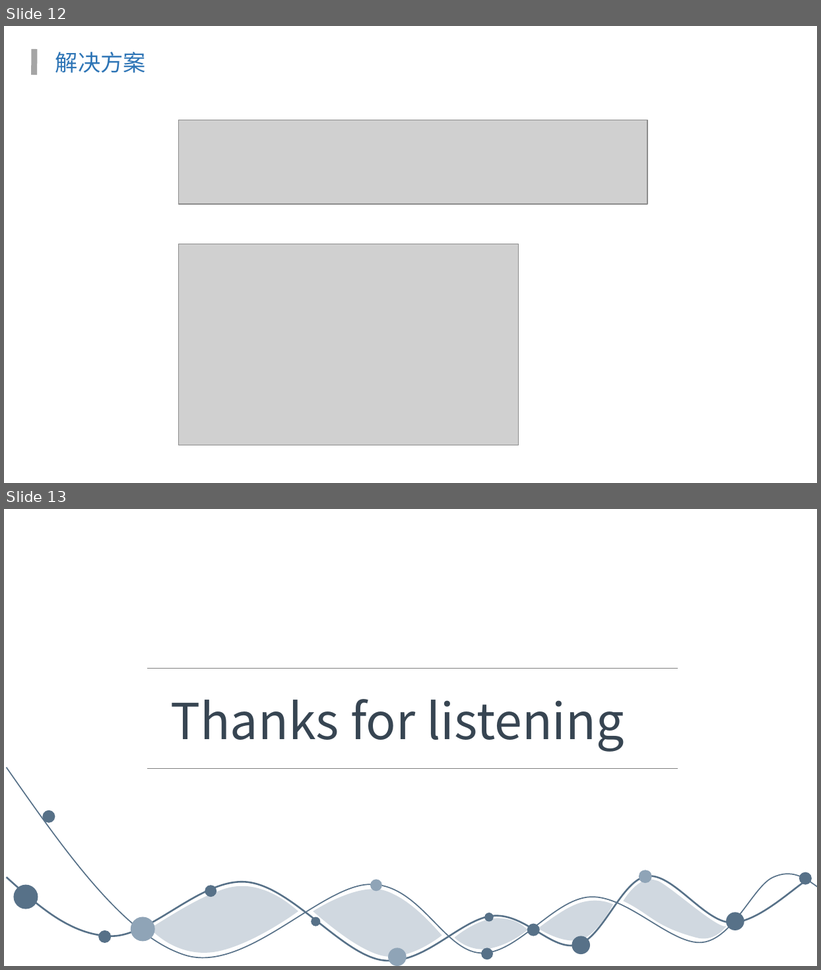
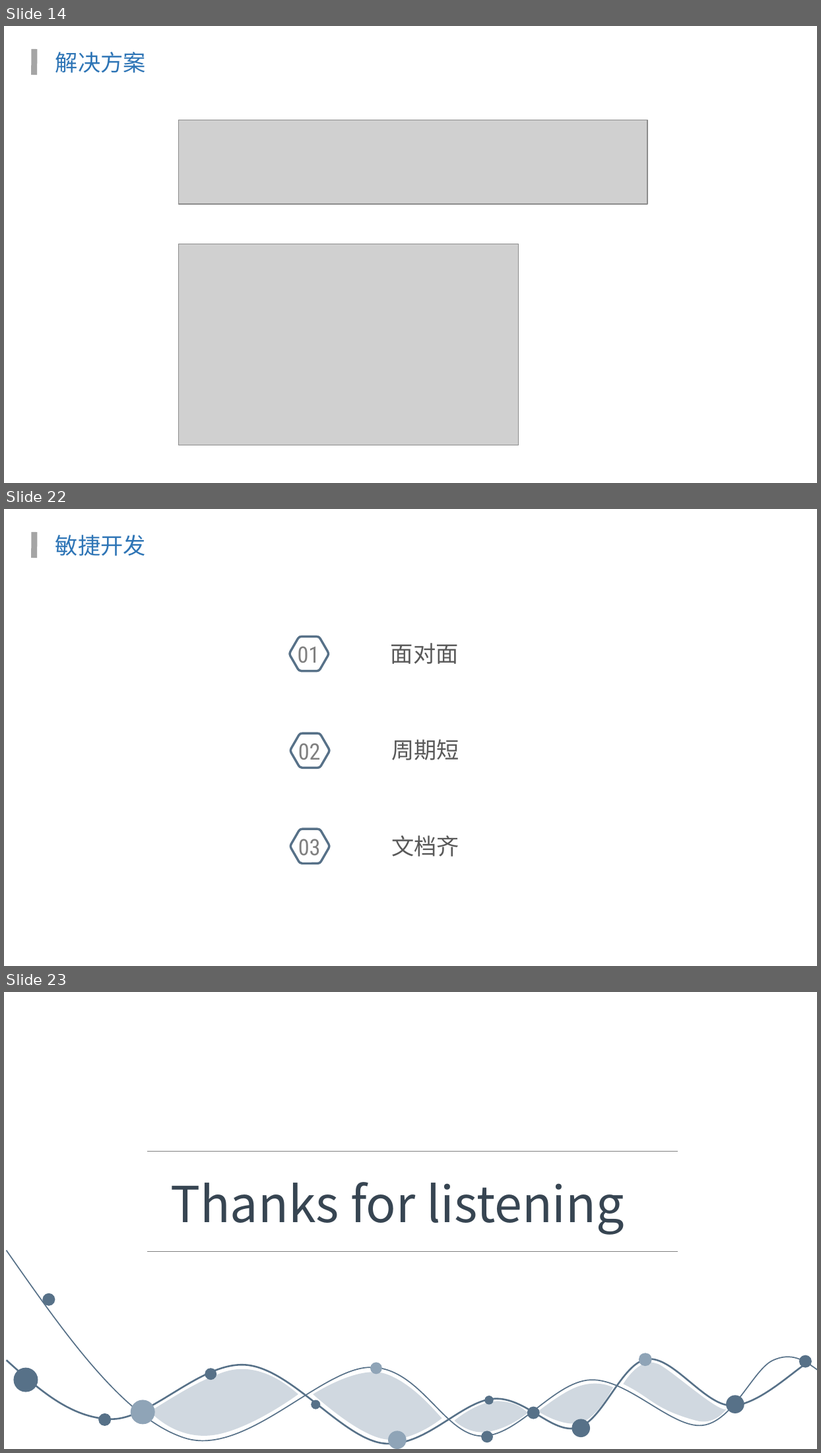
Before and after one commit to WuYunVanilla/AdvancedWebPJ, a slide deck: 高级WEB展示.pptx. Shown one above the other, each under a label of ours: slides 12 and 13 before the commit, slides 14, 22 and 23 after it; the slides between them are not shown. The pictures are 821x970 and 821x1453 pixels, drawn with LibreOffice and Linux fonts; fonts in the diff are those of the drawing; grey boxes stand for pictures. Boxes give left, top, right and bottom in pixels: in the first picture for what was removed or moved away, otherwise in the second. Text is boxed around its words. In the diff, an @@ line names an element or a change of style, - is before the commit and + after.

```diff
--- a/高级WEB展示.pptx
+++ b/高级WEB展示.pptx
@@ slide 22 added at bbox=[4, 509, 817, 966], background #FFFFFF @@
@@ line added from (34, 531) to (34, 558), #A5A5A5 5.25 pt @@
@@ text added at bbox=[55, 535, 146, 556], 20 pt, text #2E75B6 @@
+敏捷开发
@@ freeform shape added at bbox=[290, 636, 329, 671], outline #577188 2 pt @@
@@ text added at bbox=[298, 646, 320, 669], 20 pt, text #808080 @@
+01
@@ text added at bbox=[391, 643, 459, 664], 20 pt, text #595959 @@
+面对面
@@ freeform shape added at bbox=[291, 733, 329, 768], outline #577188 2 pt @@
@@ text added at bbox=[298, 743, 321, 766], 20 pt, text #808080 @@
+02
@@ text added at bbox=[391, 739, 459, 760], 20 pt, text #595959 @@
+周期短
@@ freeform shape added at bbox=[291, 829, 329, 863], outline #577188 2 pt @@
@@ text added at bbox=[298, 839, 321, 861], 20 pt, text #808080 @@
+03
@@ text added at bbox=[391, 836, 459, 857], 20 pt, text #595959 @@
+文档齐
@@ what was slide 12 is now slide 14 @@
@@ what was slide 13 is now slide 23 @@
```
Also in this commit, not shown: 3 slides changed, 9 other slides added, 1 other file.
